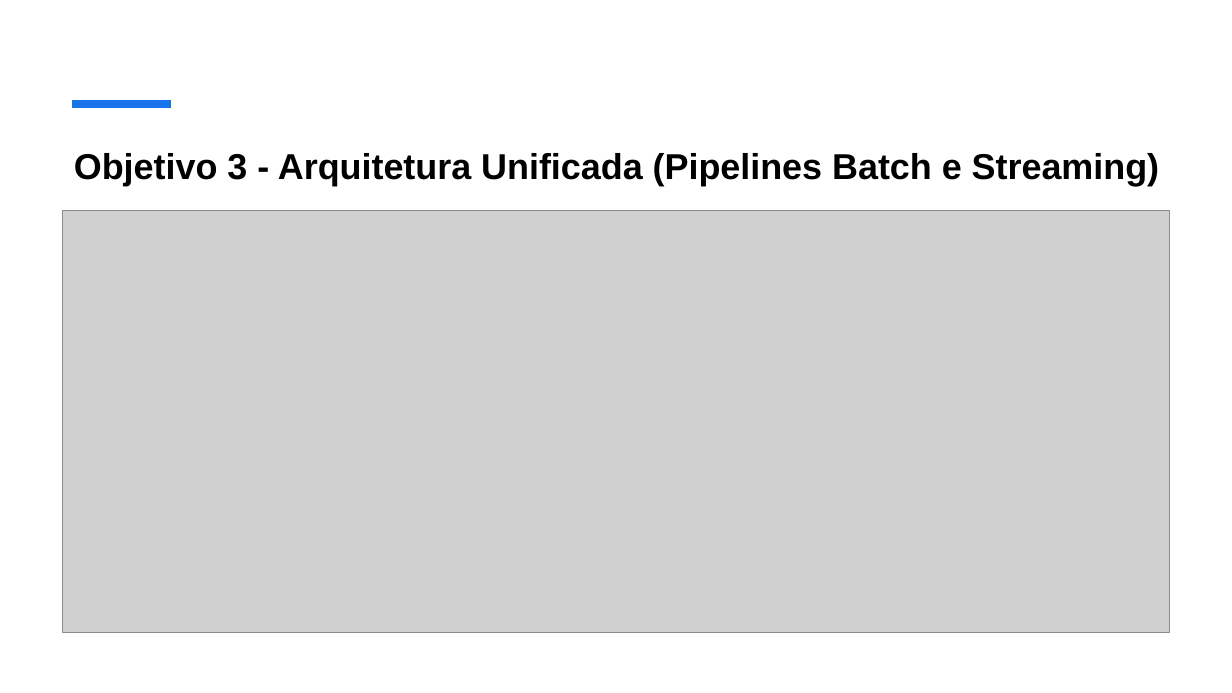
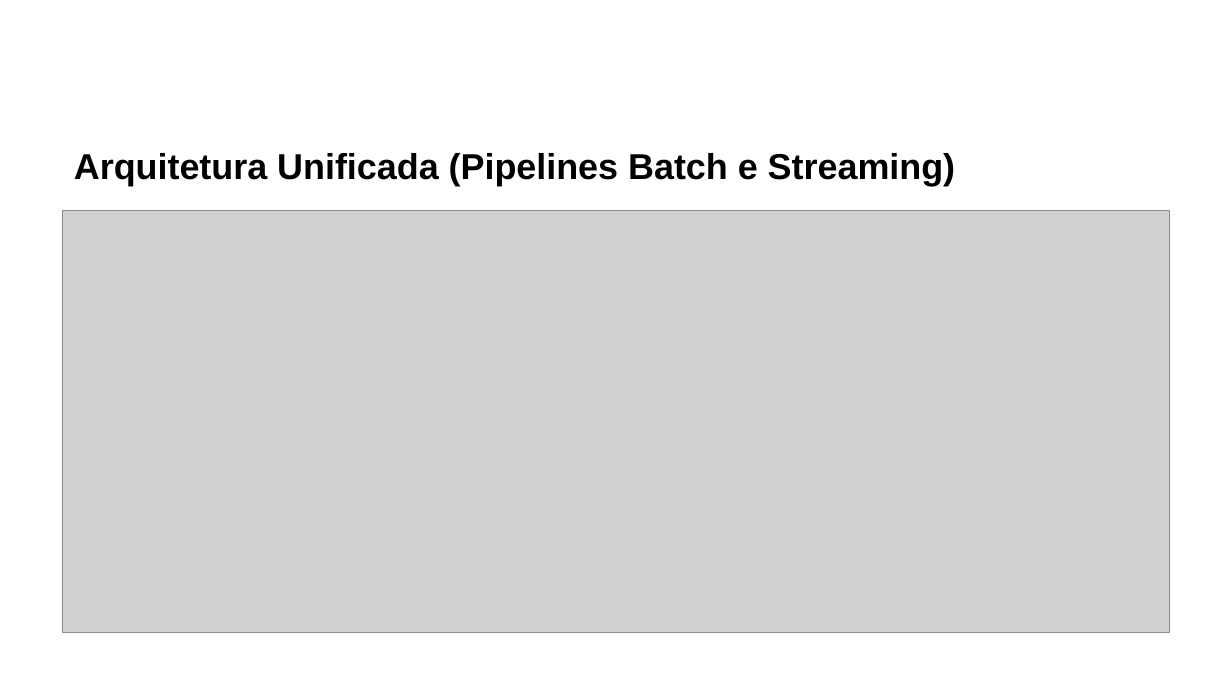
Before and after one commit to guilhermepepa/FIA-Projeto-Final, a slide deck: slide 8 of documentacoes/Apresentação_Projeto_Final.pptx (slide 7 before the commit). Drawn at 1232x693 pixels with LibreOffice and Linux fonts; fonts in the diff are those of the drawing; grey boxes stand for pictures. Boxes give left, top, right and bottom in pixels: in the first picture for what was removed or moved away, otherwise in the second. Text is boxed around its words. In the diff, an @@ line names an element or a change of style, - is before the commit and + after.

Commit message:
alteração ppt + Mudaança end line sequence de CRLF para LF

```diff
--- a/documentacoes/Apresentação_Projeto_Final.pptx
+++ b/documentacoes/Apresentação_Projeto_Final.pptx
@@ line removed from (72, 104) to (171, 104) @@
@@ title at (74,153,955,186): text changed @@
-Objetivo 3 - Arquitetura Unificada (Pipelines Batch e Streaming)
+Arquitetura Unificada (Pipelines Batch e Streaming)
```
Also in this commit, not shown: 8 other slides changed, 4 slides added, 3 slides removed, 1 other file.
